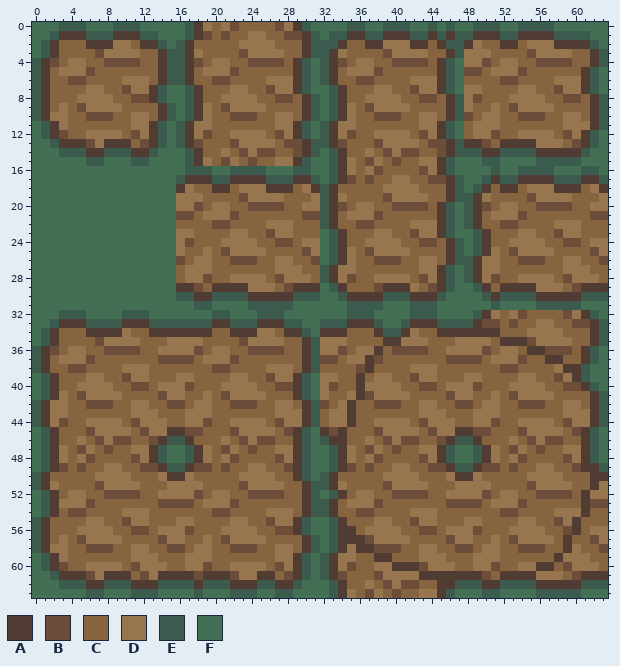
A pixel-art file gets an edit: assets/tilesets/surface/path_tiles.aseprite. Above: the version before the commit.
64x64 pixels, 1 frame.
Palette (. is transparent): A #503c32  B #6b4d39  C #876440  D #97754e  E #3a5b4e  F #437054
Pixels before (only the part around the change), first column x 0:
11 FEADCCCCCCCDDAEFEAD
12 FEABCCDDDDCBDAEFEAD
13 FFEAAABDAAACBAEFEAB
14 FFFEEEAAEEEAAEFFFEA
15 FFFFFFEEFFFEEFFFFEA
16 FFFFFFFFFFFFFFFFFEE
17 FFFFFFFFFFFFFFFFEAA
18 FFFFFFFFFFFFFFFFADC
19 FFFFFFFFFFFFFFFFDDD
20 FFFFFFFFFFFFFFFFDDB
21 FFFFFFFFFFFFFFFFBBC
22 FFFFFFFFFFFFFFFFCCC
23 FFFFFFFFFFFFFFFFDDC
24 FFFFFFFFFFFFFFFFDBC
25 FFFFFFFFFFFFFFFFDCC
26 FFFFFFFFFFFFFFFFBCD
27 FFFFFFFFFFFFFFFFCDD
28 FFFFFFFFFFFFFFFFCDD
29 FFFFFFFFFFFFFFFFAAB
30 FFFFFFFFFFFFFFFFEEA
31 FFFFFFFFFFFFFFFFFFE
32 FFFEEEFFFFEEEFFFFFF
33 FFEAAAEEEEAAAEEEEEE
34 FEACCCAAAADCCAAAAAA
35 FEACCCCBDDDDCCCDDDD
36 EABCDDCCBBBBCCDDDDB
37 EACDDDBCCCCCCCBBBBC
New version:
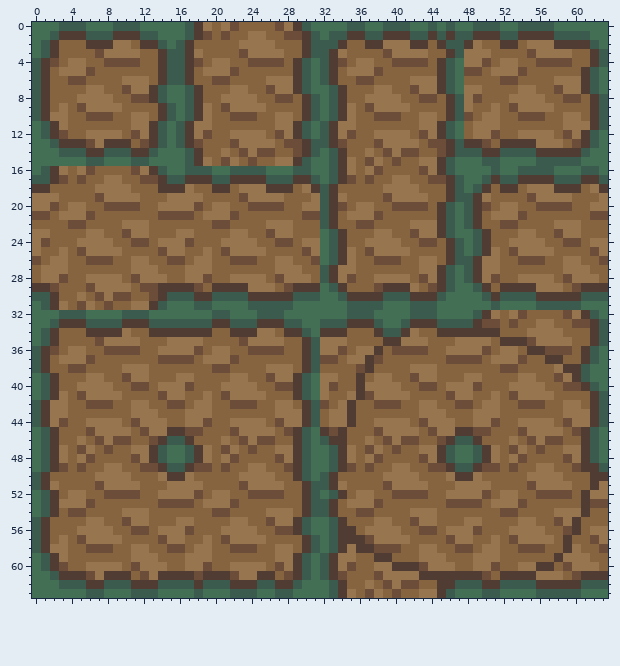
Difference:
The edit turns colour F into colour A in row 16 at x 2 and 13; in row 17 at x 2 and 14; in row 18 at x 0 to 1 and 14 to 15; in row 29 at x 0 to 1 and 14 to 15; in row 30 at x 2 and 14; in row 31 at x 2 and 13.
The edit turns colour F into colour B in row 16 at x 6 and 11; in row 17 at x 3, 5 and 12 to 13; in row 19 at x 7; in row 20 at x 2 and 8 to 11; in row 21 at x 0 to 1, 6 and 14 to 15; in row 22 at x 4 to 5.
The edit turns colour F into colour B in row 23 at x 10; in row 24 at x 1 and 11 to 12; in row 25 at x 5 and 14; in row 26 at x 0, 6 to 8 and 15; in row 28 at x 3 and 11; in row 29 at x 2, 6 and 12 to 13.
The edit turns colour F into colour B in row 30 at x 7, 9 to 10 and 13; in row 31 at x 5 and 8.
The edit turns colour F into colour C in row 16 at x 4 and 7 to 10; in row 17 at x 4, 6 to 7 and 10 to 11; in row 18 at x 2 to 6 and 11 to 13; in row 19 at x 3 to 6 and 12 to 14; in row 20 at x 3, 6 to 7 and 12 to 13; in row 21 at x 2 and 7 to 13.
The edit turns colour F into colour C in row 22 at x 0 to 3, 6 to 9 and 13 to 15; in row 23 at x 2 to 5, 8 to 9 and 13 to 15; in row 24 at x 2 to 4, 9 to 10 and 13; in row 25 at x 1 to 2, 4 and 10 to 13; in row 26 at x 1, 4 to 5, 9 to 10 and 13 to 14; in row 27 at x 0, 4 to 10 and 14 to 15.
The edit turns colour F into colour C in row 28 at x 0, 4 to 5, 10 and 15; in row 29 at x 3 to 5 and 11; in row 30 at x 3 to 4, 6 and 11 to 12; in row 31 at x 4, 7 and 9 to 10.
The edit turns colour F into colour D in row 16 at x 3, 5 and 12; in row 17 at x 8 to 9; in row 18 at x 7 to 10; in row 19 at x 0 to 2, 8 to 11 and 15; in row 20 at x 0 to 1, 4 to 5 and 14 to 15; in row 21 at x 3 to 5.
The edit turns colour F into colour D in row 22 at x 10 to 12; in row 23 at x 0 to 1, 6 to 7 and 11 to 12; in row 24 at x 0, 5 to 8 and 14 to 15; in row 25 at x 0, 3, 6 to 9 and 15; in row 26 at x 2 to 3 and 11 to 12; in row 27 at x 1 to 3 and 11 to 13.
The edit turns colour F into colour D in row 28 at x 1 to 2, 6 to 9 and 12 to 14; in row 29 at x 7 to 10; in row 30 at x 5 and 8; in row 31 at x 3, 6 and 11 to 12.
The edit turns colour F into colour E in row 16 at x 1 and 14; in row 17 at x 0 to 1 and 15; in row 30 at x 0 to 1 and 15; in row 31 at x 1 and 14.
Pixel boxes of the changes (left, top, right, bottom) in both pictures:
changed: (32, 166, 176, 310)
